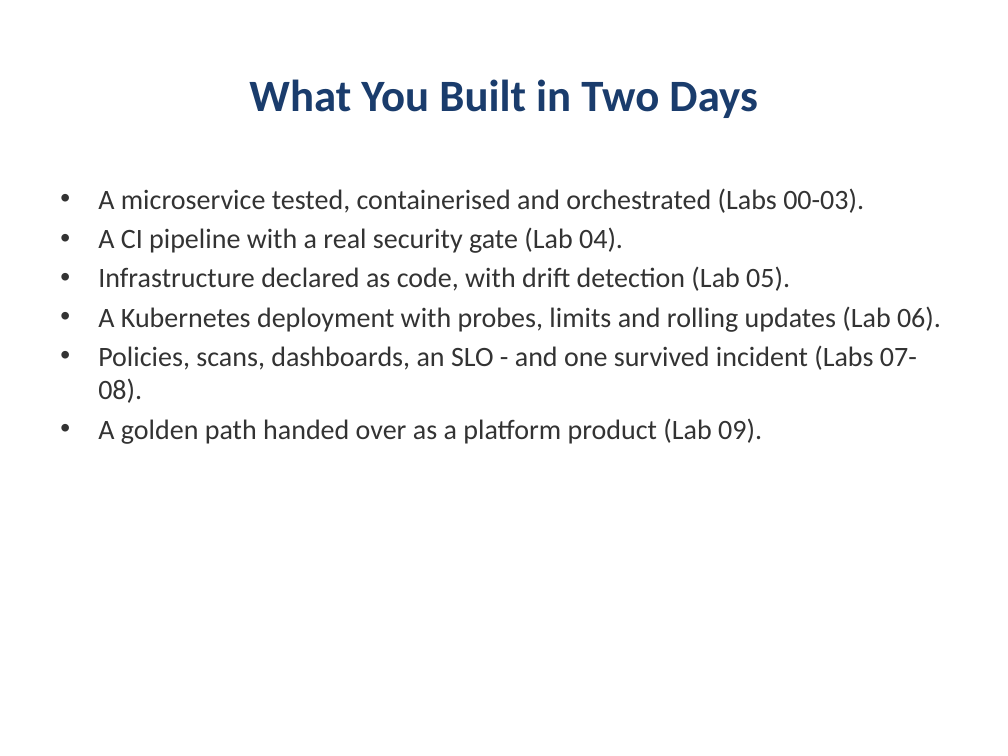
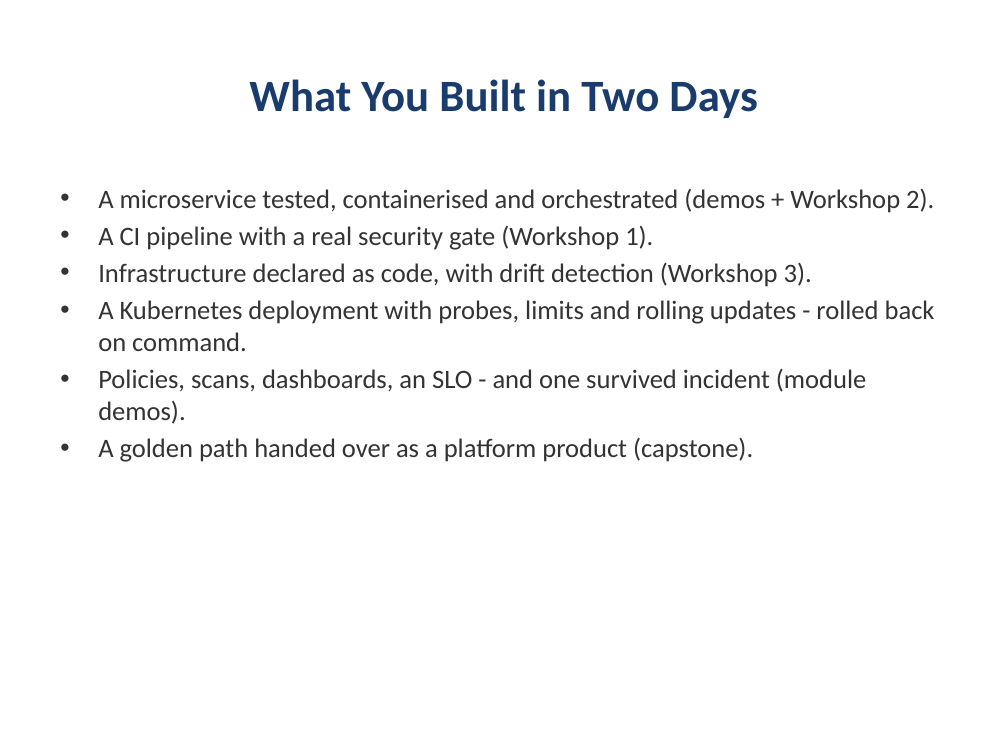
Before and after one commit to kumbulanit/devopsplaformngr, a slide deck: slide 36 of slides/DevOps-PlatformEngineering-Day2.pptx (slide 28 before the commit). Drawn at 1008x756 pixels with LibreOffice and Linux fonts; fonts in the diff are those of the drawing. Boxes give left, top, right and bottom in pixels: in the first picture for what was removed or moved away, otherwise in the second. Text is boxed around its words. In the diff, an @@ line names an element or a change of style, - is before the commit and + after.

```diff
--- a/slides/DevOps-PlatformEngineering-Day2.pptx
+++ b/slides/DevOps-PlatformEngineering-Day2.pptx
@@ text at (98,189,935,462): text changed; size 20 to 19 pt @@
-• A microservice tested, containerised and orchestrated (Labs 00-03).
-• A CI pipeline with a real security gate (Lab 04).
-• Infrastructure declared as code, with drift detection (Lab 05).
-• A Kubernetes deployment with probes, limits and rolling updates (Lab 06).
-• Policies, scans, dashboards, an SLO - and one survived incident (Labs 07-08).
-• A golden path handed over as a platform product (Lab 09).
+• A microservice tested, containerised and orchestrated (demos + Workshop 2).
+• A CI pipeline with a real security gate (Workshop 1).
+• Infrastructure declared as code, with drift detection (Workshop 3).
+• A Kubernetes deployment with probes, limits and rolling updates - rolled back on command.
+• Policies, scans, dashboards, an SLO - and one survived incident (module demos).
+• A golden path handed over as a platform product (capstone).
```
Also in this commit, not shown: 9 other slides changed, 23 slides added, 15 slides removed, 9 other files.
